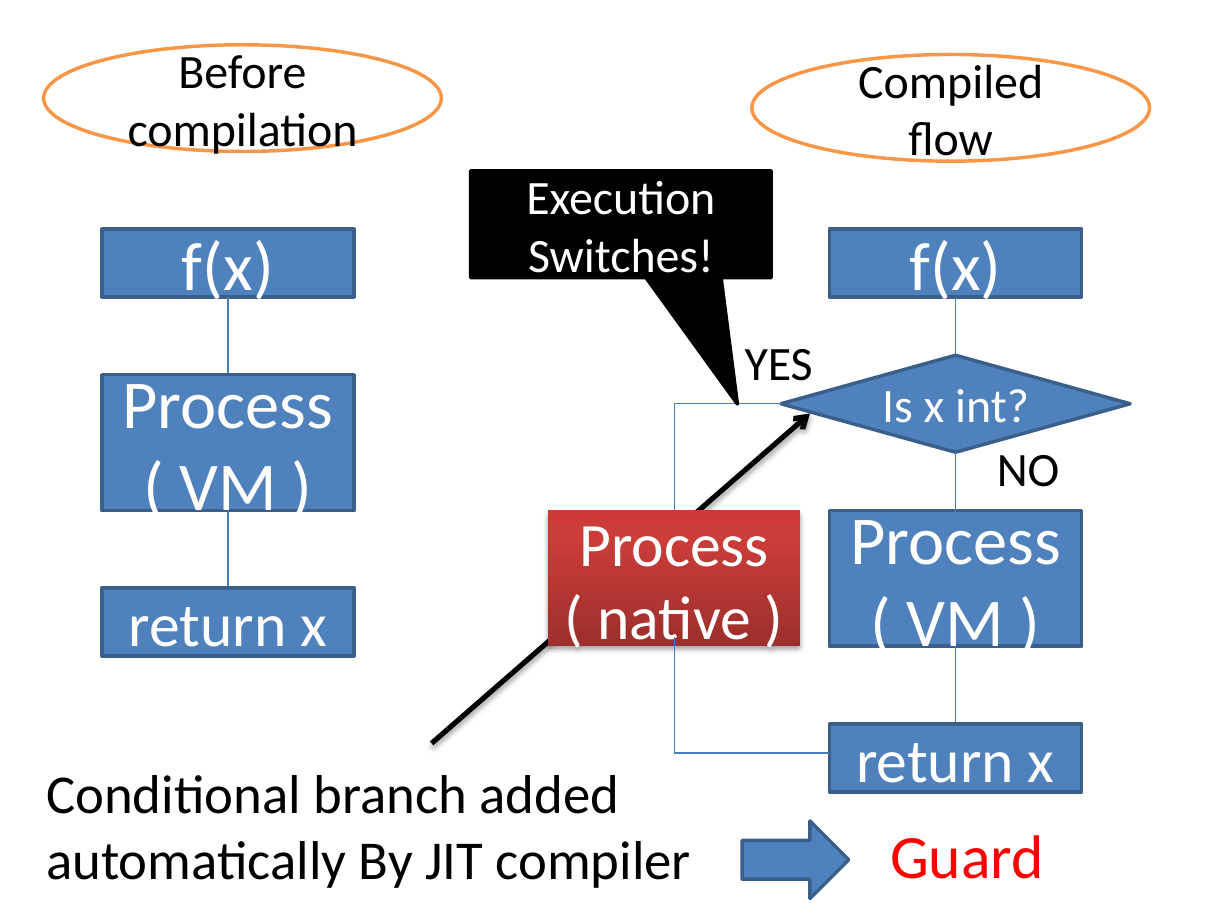
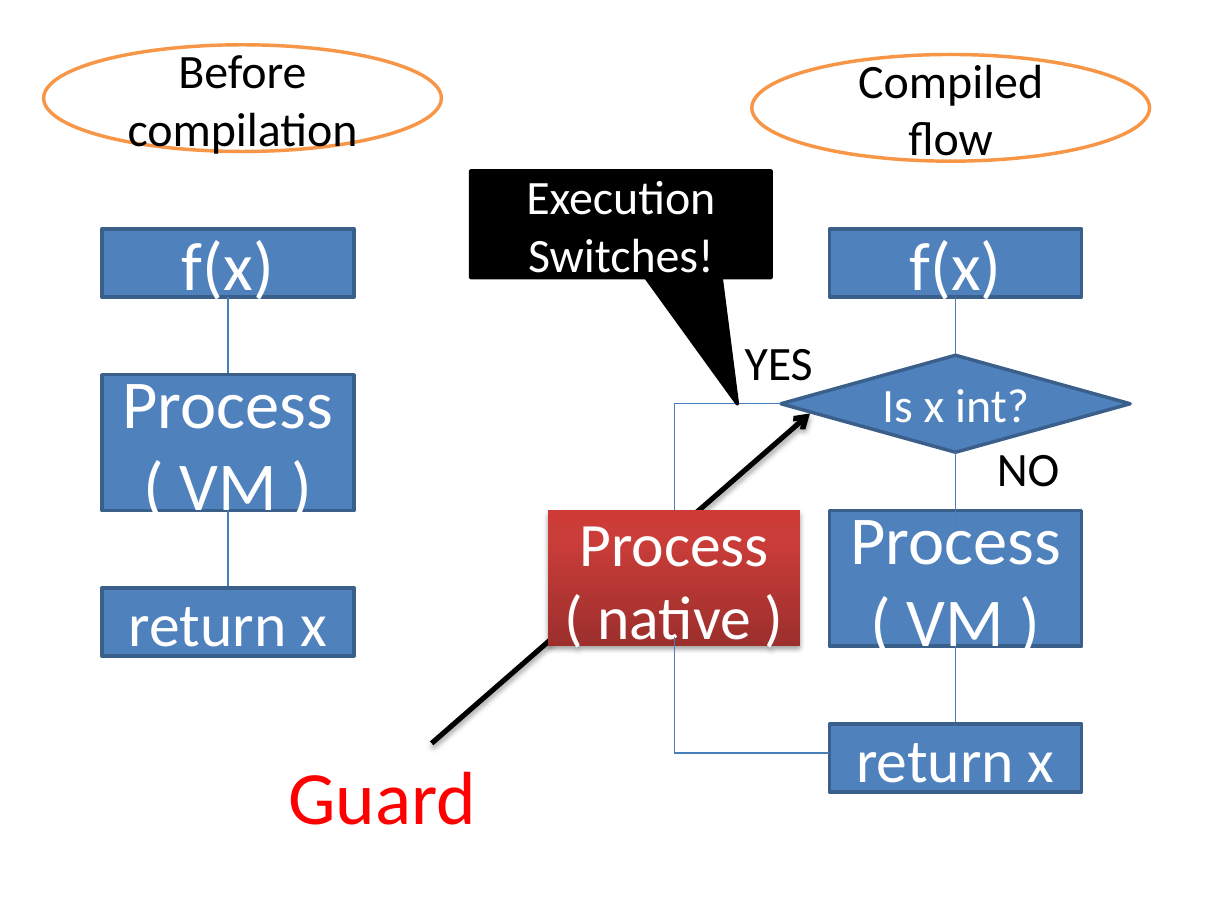
Before and after one commit to ryotaro/pyconjp2012slide, a slide deck: slide 31 of master/Fundamental Technologies Used in PyPy JIT Compiler.pptx. Drawn at 1232x924 pixels with LibreOffice and Linux fonts; fonts in the diff are those of the drawing. Boxes give left, top, right and bottom in pixels: in the first picture for what was removed or moved away, otherwise in the second. Text is boxed around its words. In the diff, an @@ line names an element or a change of style, - is before the commit and + after.

```diff
--- a/master/Fundamental Technologies Used in PyPy JIT Compiler.pptx
+++ b/master/Fundamental Technologies Used in PyPy JIT Compiler.pptx
@@ text "Guard": place and size @@
-text "Guard" at bbox=[890, 835, 1044, 879]
+text "Guard" at bbox=[289, 771, 477, 825]
@@ text "Guard" at bbox=[289, 771, 477, 825]: size 36 to 44 pt @@
@@ text removed at bbox=[46, 775, 690, 888] @@
-Conditional branch added
-automatically By JIT compiler
@@ right arrow removed at bbox=[742, 821, 849, 898] @@
```
Also in this commit, not shown: 4 other slides changed.
